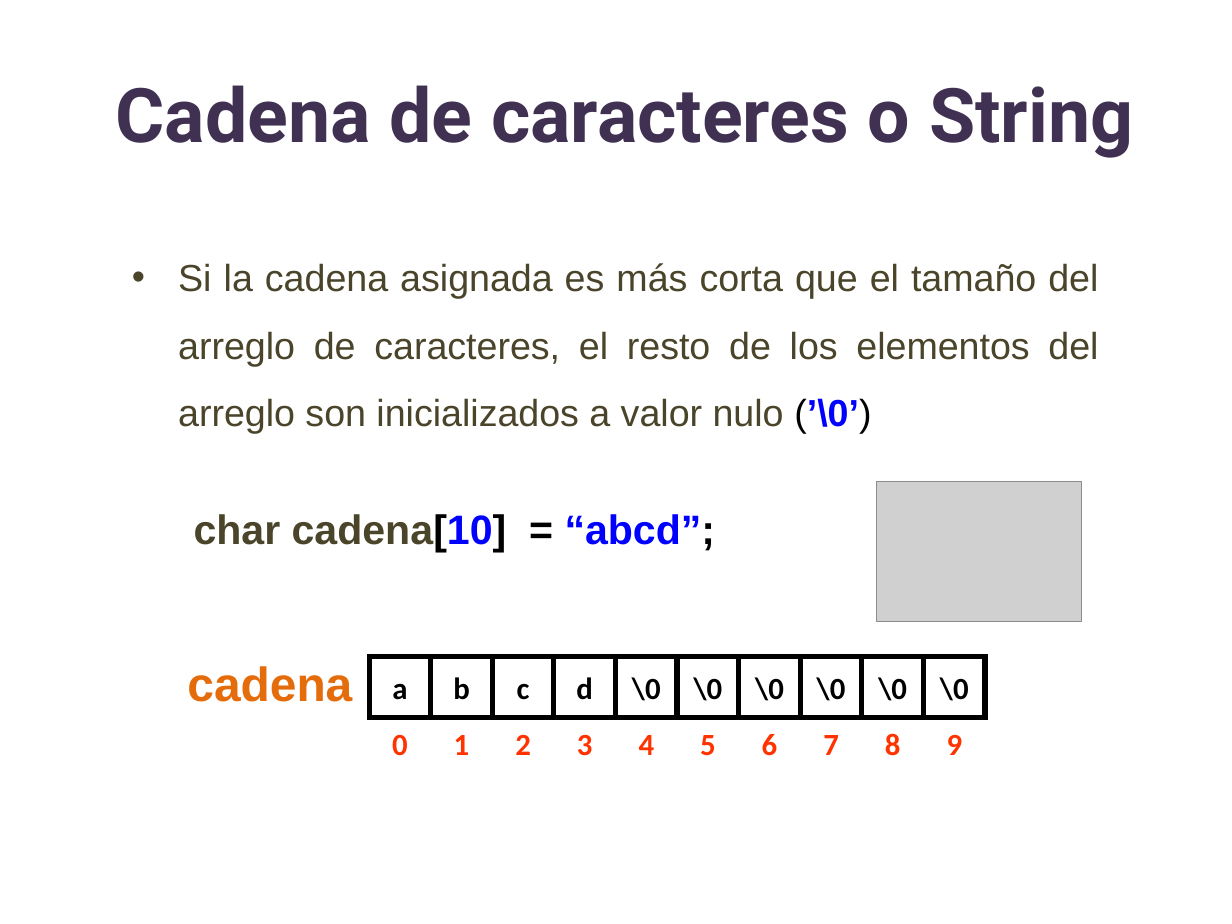
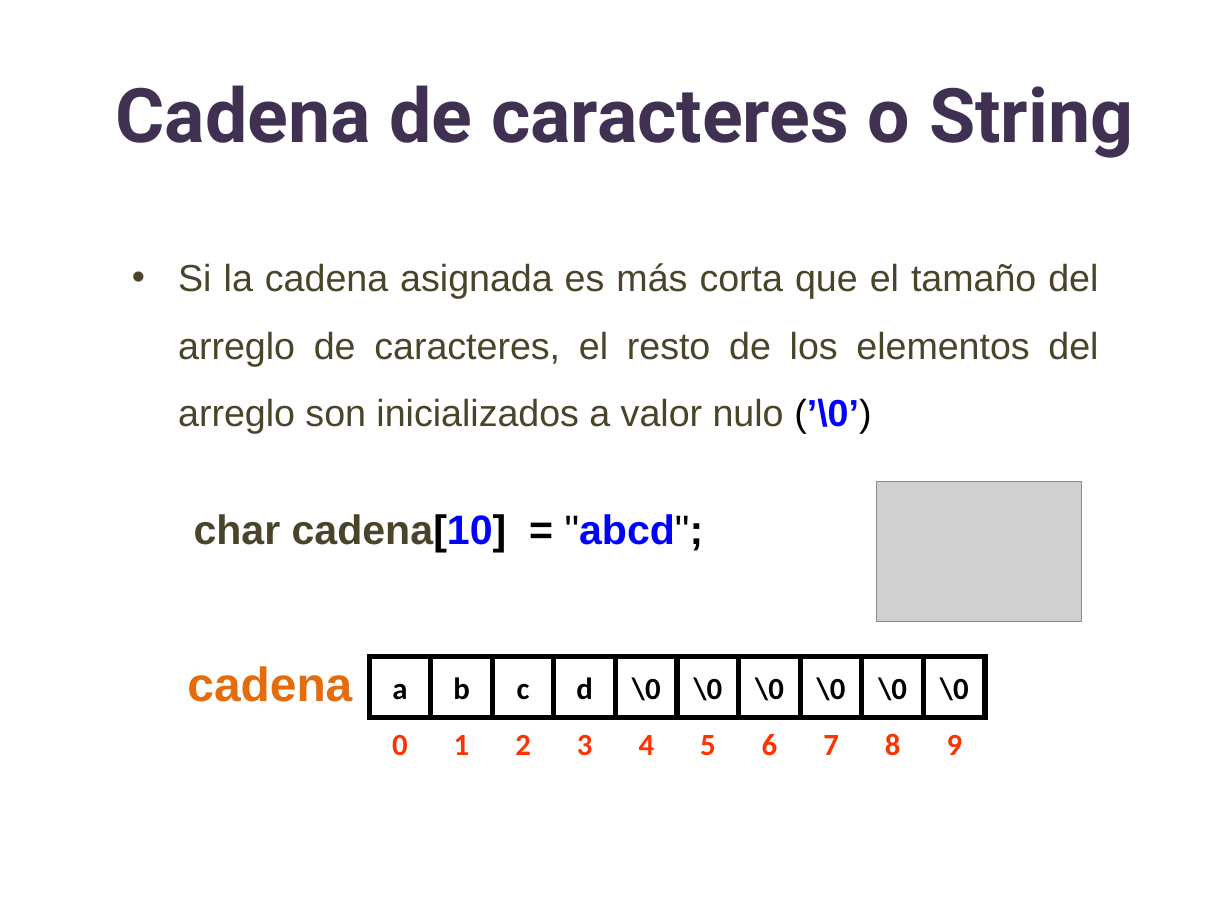
Before and after one commit to lizetheP/SolucionProblemas, a slide deck: slide 5 of CalendarioAgo20/Presentaciones/12_Cadenas.pptx. Drawn at 1232x924 pixels with LibreOffice and Linux fonts; fonts in the diff are those of the drawing; grey boxes stand for pictures. Boxes give left, top, right and bottom in pixels: in the first picture for what was removed or moved away, otherwise in the second. Text is boxed around its words. In the diff, an @@ line names an element or a change of style, - is before the commit and + after.

```diff
--- a/CalendarioAgo20/Presentaciones/12_Cadenas.pptx
+++ b/CalendarioAgo20/Presentaciones/12_Cadenas.pptx
@@ text at bbox=[194, 514, 704, 552]: text changed @@
-  char cadena[10] = “abcd”;
+  char cadena[10] = "abcd";
```
Also in this commit, not shown: 10 other slides changed, 3 other files.
